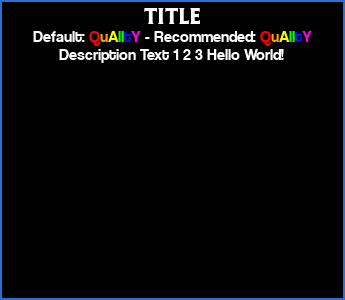
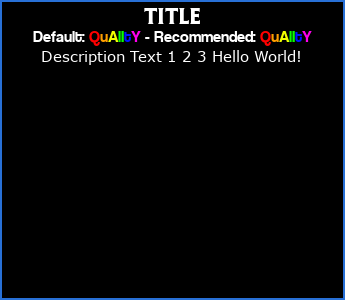
Layers edited between the first and the second 345 × 300 image:
painted on "Description" over (x1=42, y1=49, x2=300, y2=65)
